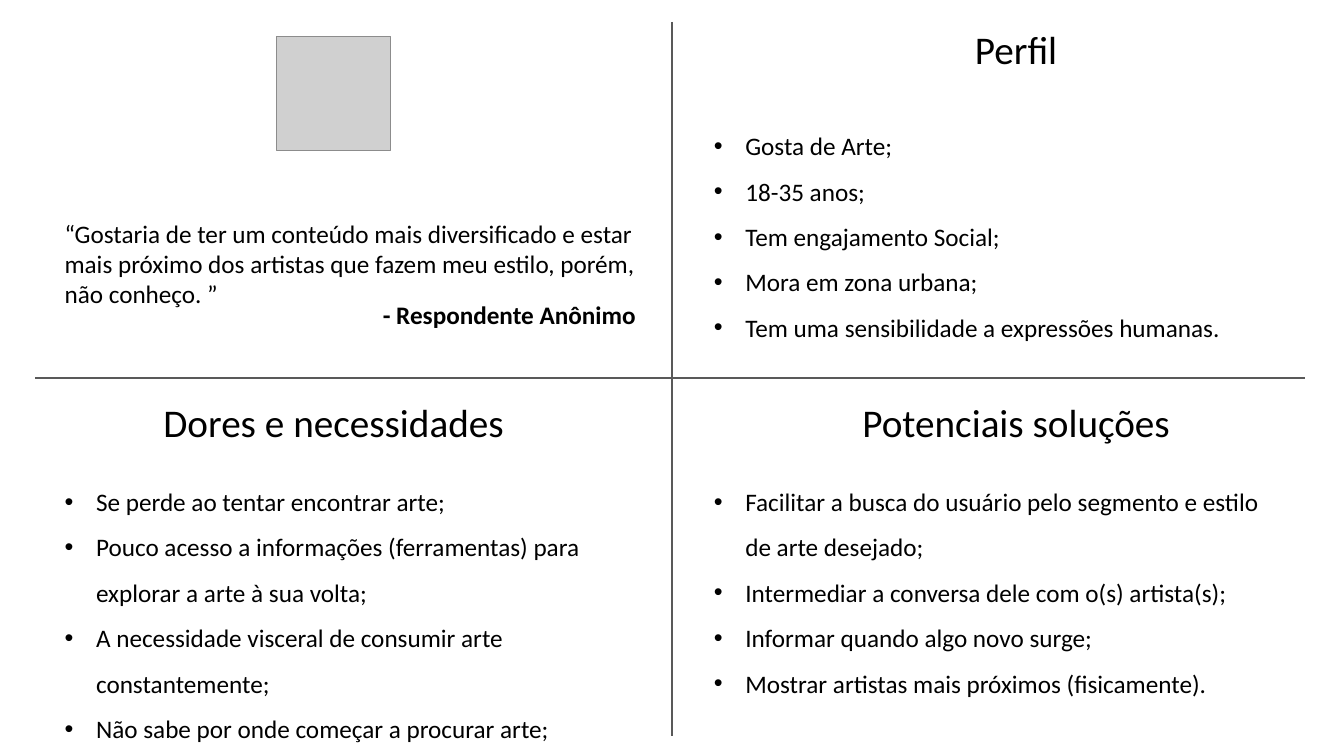
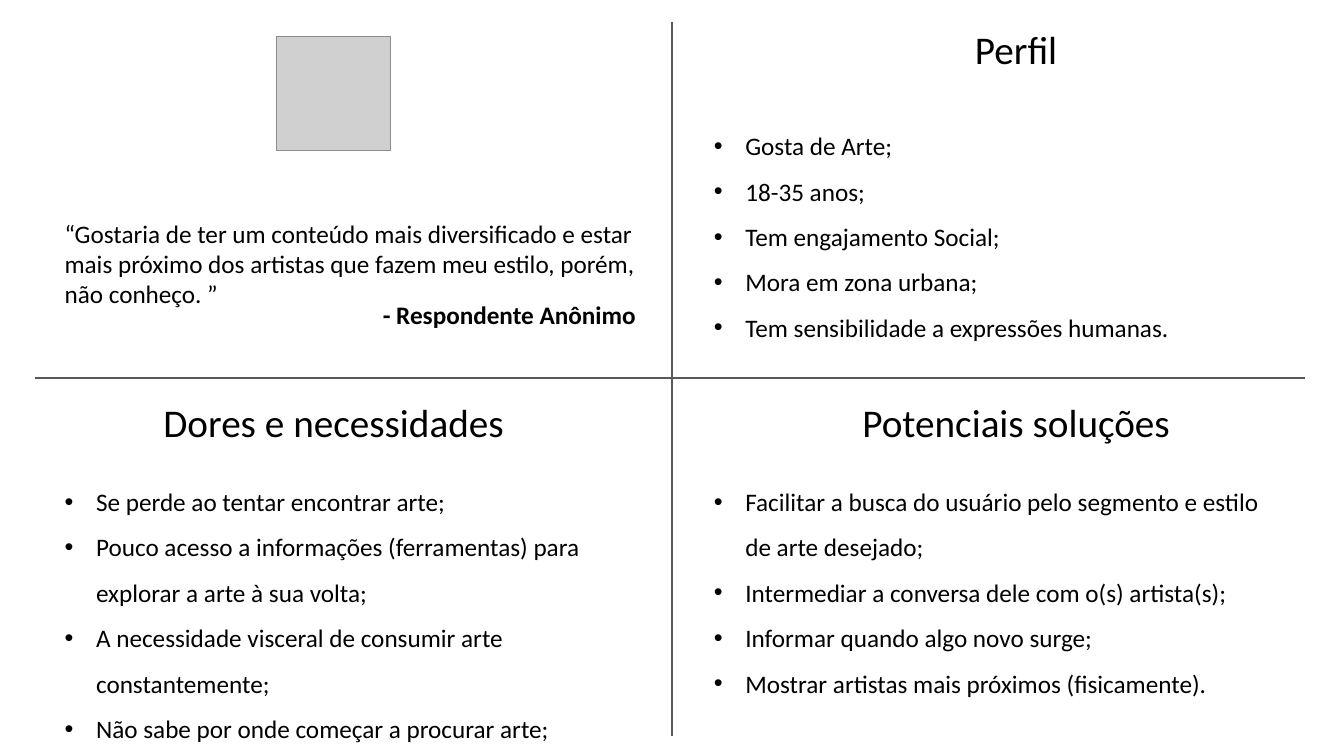
Before and after one commit to Modilon/Arte6, a slide deck: slide 2 of ProtoPersonas.pptx. Drawn at 1344x756 pixels with LibreOffice and Linux fonts; fonts in the diff are those of the drawing; grey boxes stand for pictures. Boxes give left, top, right and bottom in pixels: in the first picture for what was removed or moved away, otherwise in the second. Text is boxed around its words. In the diff, an @@ line names an element or a change of style, - is before the commit and + after.

```diff
--- a/ProtoPersonas.pptx
+++ b/ProtoPersonas.pptx
@@ text at (745,319,1168,341): text changed @@
-• Tem uma sensibilidade a expressões humanas.
+• Tem sensibilidade a expressões humanas.
```
Also in this commit, not shown: 1 other file.
